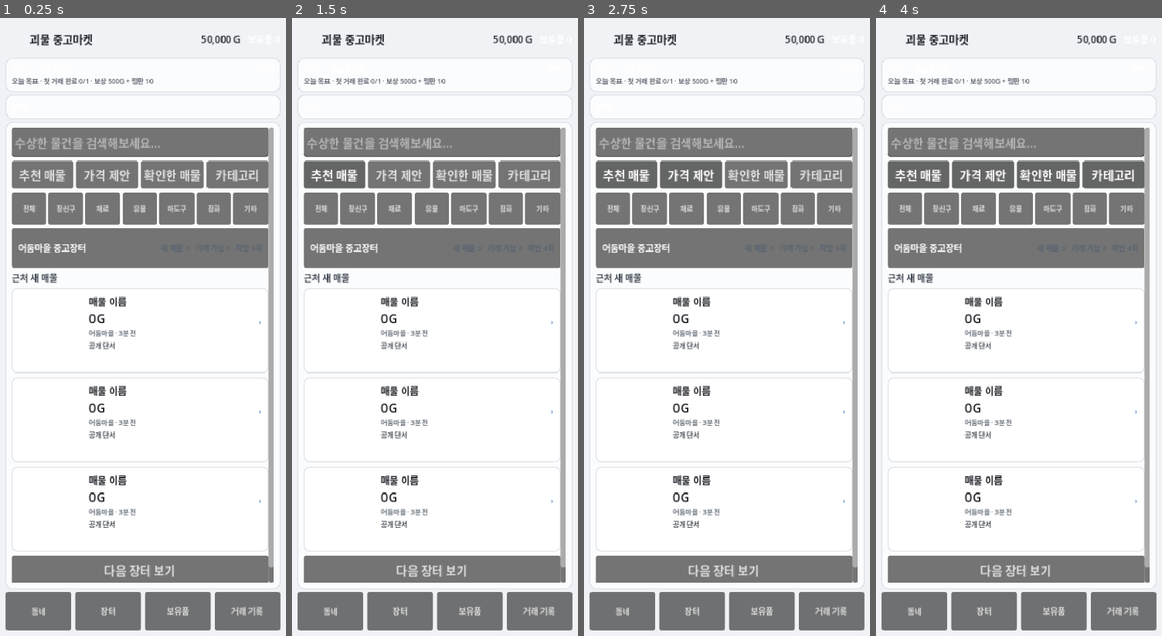
Above: before the commit, frames 1-4 (left to right).
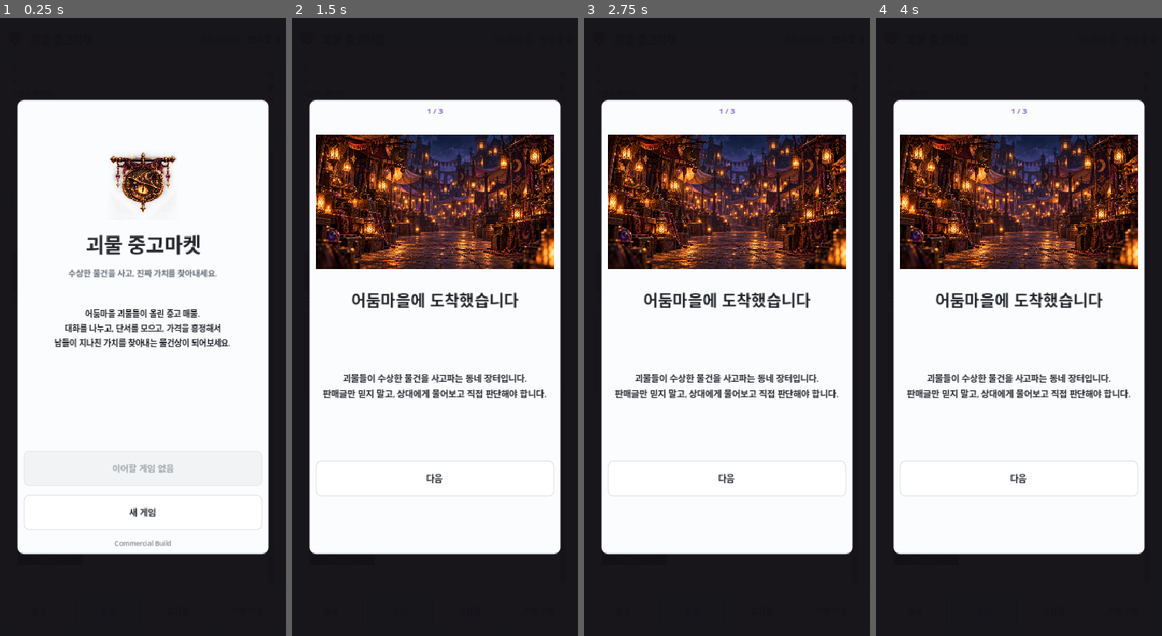
Above: after the commit, the same moments.

Repository: Queenrain9/monster-used-market
Game: Godot game, scene res://scenes/main.tscn
The game is run twice, just before and just after one commit, with the same random seed, the same clock (stepped at 60 frames per second) and the same inputs.
Inputs (mouse positions are in pixels of both pictures, inside the frame that each line leads up to):
- Up to frame 1 (0.25 s): no input
- Up to frame 2 (1.5 s): click (435, 512) at 0.5 s, where only the run after the commit has a clickable "새 게임"; click "추천 매물" at 1.25 s
- Up to frame 3 (2.75 s): click "가격 제안" at 2 s
- Up to frame 4 (4 s): click "확인한 매물" at 2.75 s; click "카테고리" at 3.5 s

The runs differ from the first frame. In frame 1, 58% of the frame differs, in the area x 0-100%, y 0-100%; in frame 2, 60%; in frame 3, 60%; in frame 4, 60%.
Error before the commit: Parse Error: Could not preload resource script "res://scripts/game_logic.gd". (res://scripts/main.gd:3)

Commit message:
fix: reuse event demand multiplier when explaining buyer quote

Diff:
--- a/scripts/game_logic.gd
+++ b/scripts/game_logic.gd
@@ -946,7 +946,6 @@
 			reason = "선호 속성 %d개 일치" % matches
 		elif buyer["id"] == "scrap":
 			reason = "즉시 매입 가능, 대신 낮은 가격"
-		var event_demand = float(listing.get("buyer_demand_multiplier", 1.0))
 		if abs(event_demand - 1.0) > 0.001:
 			var demand_percent = int(round((event_demand - 1.0) * 100.0))
 			reason += " · 오늘 수요 %s%d%%" % ["+" if demand_percent >= 0 else "", demand_percent]
